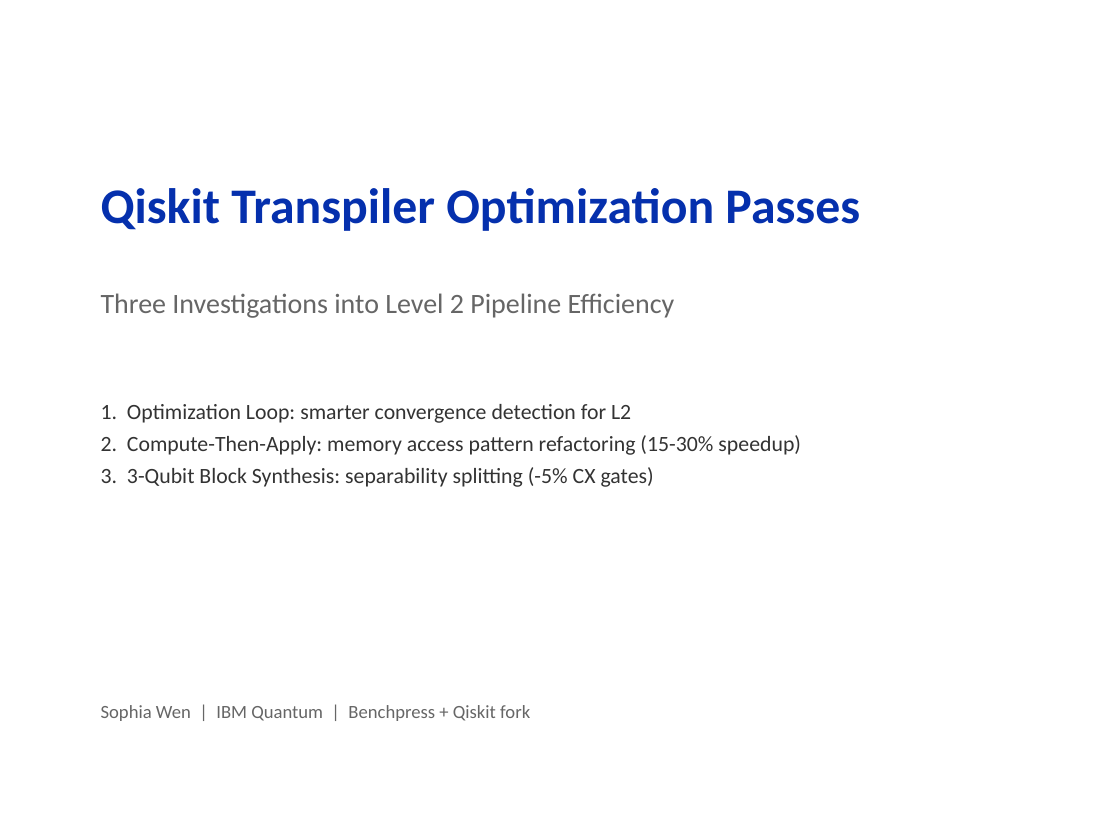
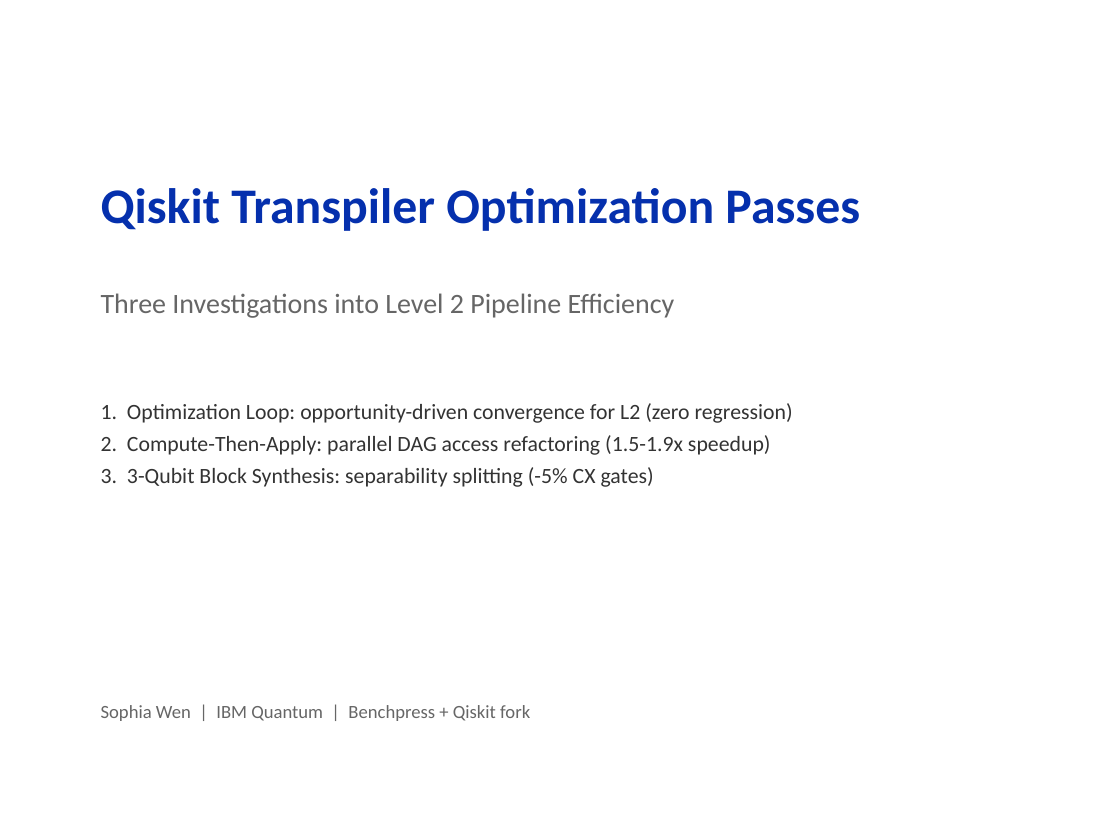
Before and after one commit to hfwen0502/qiskit, a slide deck: slide 1 of investigation/qiskit_transpiler_optimizations.pptx. Drawn at 1120x840 pixels with LibreOffice and Linux fonts; fonts in the diff are those of the drawing. Boxes give left, top, right and bottom in pixels: in the first picture for what was removed or moved away, otherwise in the second. Text is boxed around its words. In the diff, an @@ line names an element or a change of style, - is before the commit and + after.

```diff
--- a/investigation/qiskit_transpiler_optimizations.pptx
+++ b/investigation/qiskit_transpiler_optimizations.pptx
@@ text at (101,403,793,455): text changed @@
-1. Optimization Loop: smarter convergence detection for L2
-2. Compute-Then-Apply: memory access pattern refactoring (15-30% speedup)
+1. Optimization Loop: opportunity-driven convergence for L2 (zero regression)
+2. Compute-Then-Apply: parallel DAG access refactoring (1.5-1.9x speedup)
```
Also in this commit, not shown: 4 other slides changed, 1 other file.
